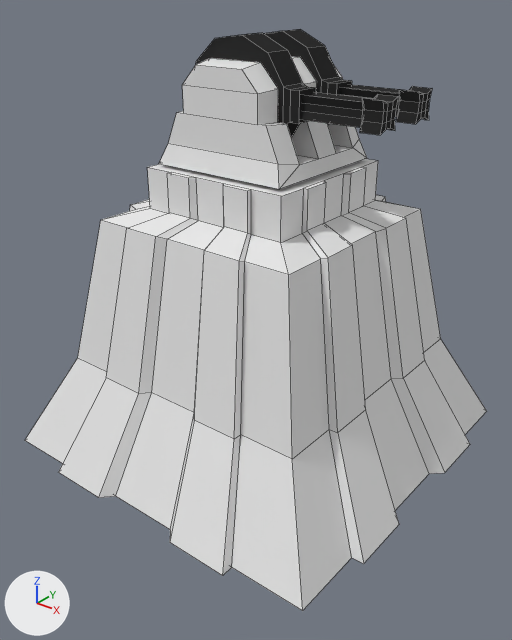
Two versions of the Blender file unity_project/Assets/models/towers/guntower/guntower.blend, one commit apart.
Before and after are seen from a 50 mm lens placed at (2.09, -2.68, 2.31), pointed at (0.06, -0.14, 0.74). The lights are fixed; the arrows at lower left show +X, +Y and +Z. Mesh edges are drawn as thin lines.

In view in the first picture: 'barrel_L', 'barrel_R', 'base', 'rotator_L', 'rotator_R', 'turret'.
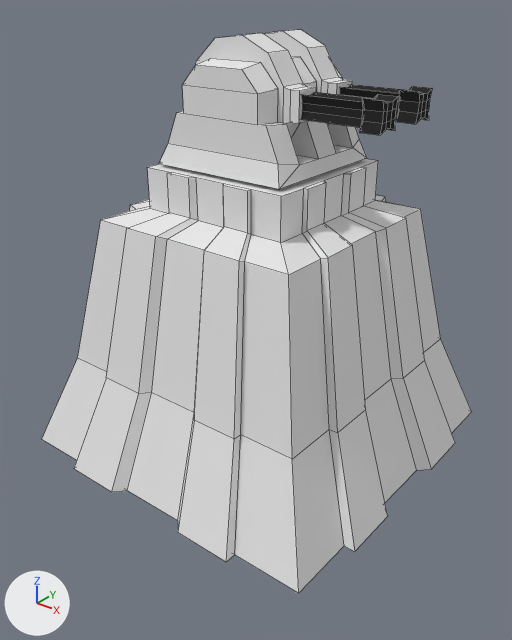
Pixel boxes [x1, y1, x2, y2] of what changed, in the pictures (512 x 640 px; the box of a moved part takes in the faces that stretch with it):
'base', reshaped (7% narrower): before [25, 159, 487, 611]; after [42, 159, 472, 593]
'rotator_L', recoloured (black to white): [264, 29, 352, 125] in both
part 1 of me_cylinder_001, recoloured (black to white): [299, 88, 316, 124] in both
part 2 of me_cylinder_001, recoloured (black to white): [196, 33, 315, 137] in both
part 3 of me_cube, moved or reshaped: before [25, 339, 487, 611]; after [42, 339, 472, 593]

Diff of the bpy script that builds the scene:
```diff
--- a/unity_project/Assets/models/towers/guntower/guntower.blend.py
+++ b/unity_project/Assets/models/towers/guntower/guntower.blend.py
@@ mat_material_005 @@
+mat_material_005 = diffuse_material('Material.005')
+mat_material_005.base_color = (0.8, 0.8, 0.8)  # white #e7e7e7
@@ me_cylinder_003 @@
 me_cylinder_003.from_pydata(...)  # 30 vertices, 21 faces; spans x -0.065..0.076, y -0.271..0.336, z -0.268..0.268
-me_cylinder_003.materials.append(mat_material_003)  # black #303030
+me_cylinder_003.materials.append(mat_material_005)  # white #e7e7e7
@@ me_cylinder_001 @@
 me_cylinder_001.from_pydata(...)  # 30 vertices, 21 faces; spans x -0.069..0.072, y -0.336..0.271, z -0.268..0.268
 # used by ob_rotator_r; location = (0.0, -0.143, 1.823); rotation_euler = (0.0, 0.0, 1.571), in degrees (0, 0, 90)
+# me_cylinder_001 part 1: all 1 face that had it switch from mat_material_003 (black #303030) to mat_material_005 (white #e7e7e7)
+# me_cylinder_001 part 2: all 20 faces that had it switch from mat_material_004 (black #303030) to mat_material_005 (white #e7e7e7)
@@ me_cube @@
 me_cube.from_pydata(...)  # 180 vertices, 162 faces; spans x -1.0..1.0, y -1.0..1.0, z 0.0..1.5
 # used by ob_base; location = (0.0, 0.0, 0.0)
+# me_cube part 3: all 36 vertices in x -1.0..1.0, y -1.0..1.0, z 0.0 are scaled about their middle by 0.931
 me_cube.materials.append(mat_material)
```
